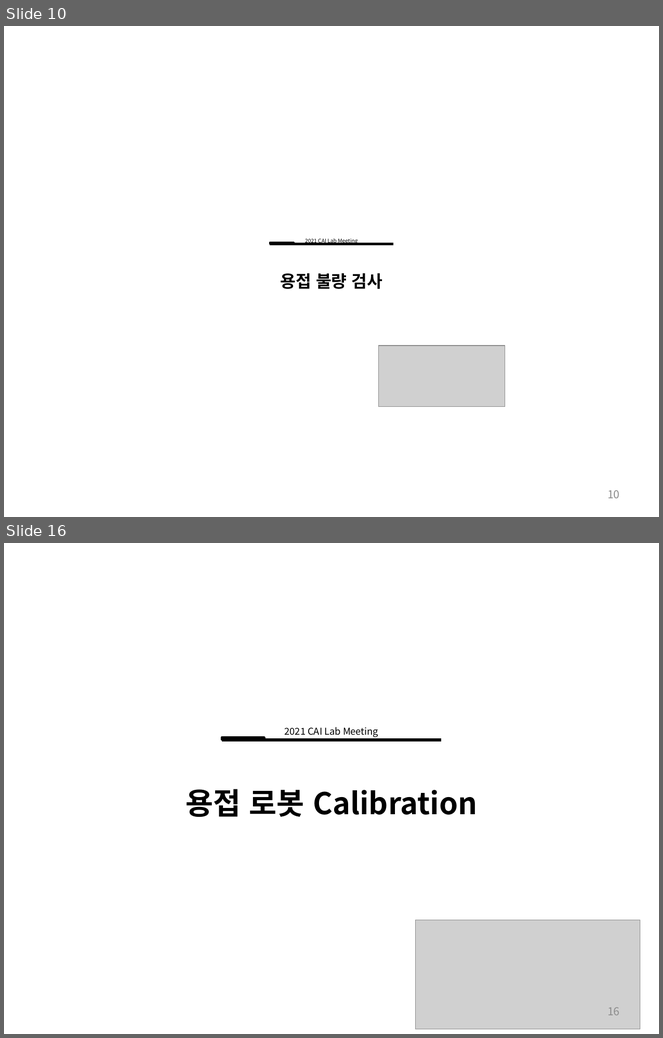
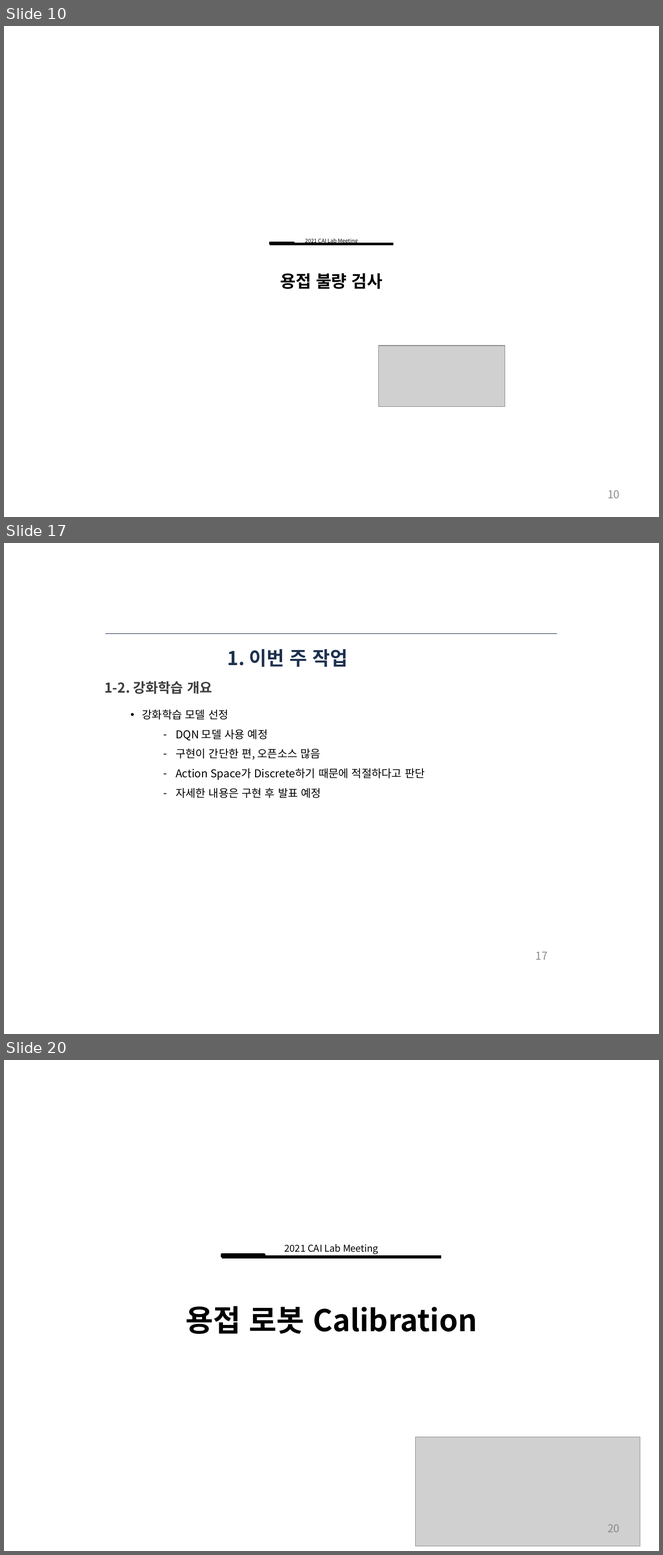
Before and after one commit to ssh6189/2022.03.12, a slide deck: 2022년 3월 12일 용접자동화로봇.pptx. Shown one above the other, each under a label of ours: slides 10 and 16 before the commit, slides 10, 17 and 20 after it; the slides between them are not shown. The pictures are 663x1038 and 663x1555 pixels, drawn with LibreOffice and Linux fonts; fonts in the diff are those of the drawing; grey boxes stand for pictures. Boxes give left, top, right and bottom in pixels: in the first picture for what was removed or moved away, otherwise in the second. Text is boxed around its words. In the diff, an @@ line names an element or a change of style, - is before the commit and + after.

```diff
--- a/2022년 3월 12일 용접자동화로봇.pptx
+++ b/2022년 3월 12일 용접자동화로봇.pptx
@@ slide 17 added at [4,543,659,1034], background #FFFFFF @@
@@ line added from (105, 634) to (557, 634), #1C314E 0.75 pt @@
@@ title added at [228,649,348,667], 21 pt, text #1C314E, bold @@
+1. 이번 주 작업
@@ text added at [104,681,212,694], 15 pt, text #3D3C3E, bold @@
+1-2. 강화학습 개요
@@ text added at [142,709,425,798], 12 pt, text #000000 @@
+• 강화학습 모델 선정
+  – DQN 모델 사용 예정
+  – 구현이 간단한 편, 오픈소스 많음
+  – Action Space가 Discrete하기 때문에 적절하다고 판단
+  – 자세한 내용은 구현 후 발표 예정
@@ page number added at [536,952,548,960], 12 pt, text #8C8C8C @@
+17
@@ what was slide 16 is now slide 20 @@
@@ page number at [608,1524,620,1533]: text changed @@
-16
+20
```
Also in this commit, not shown: 2 slides changed, 6 other slides added, 3 slides removed.
